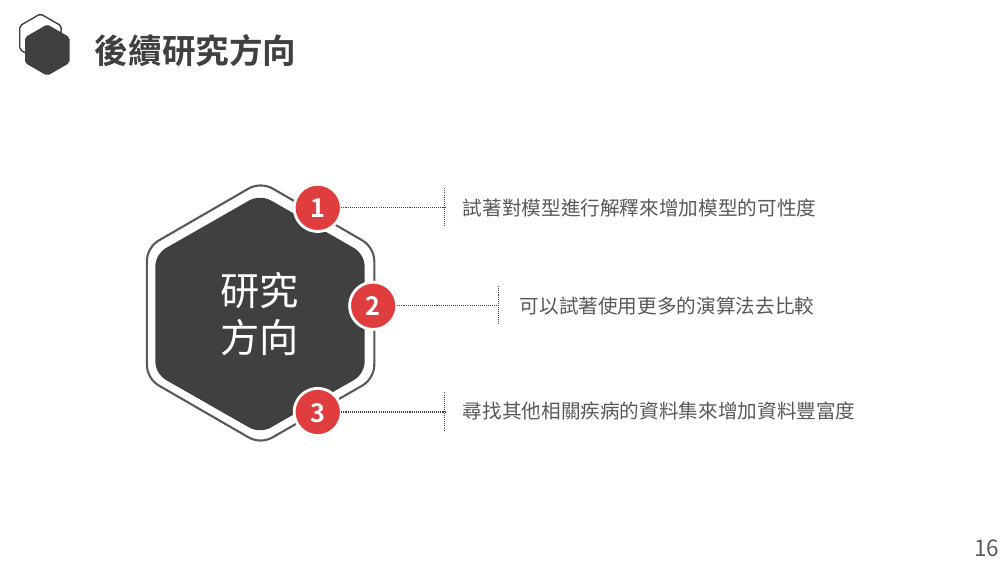
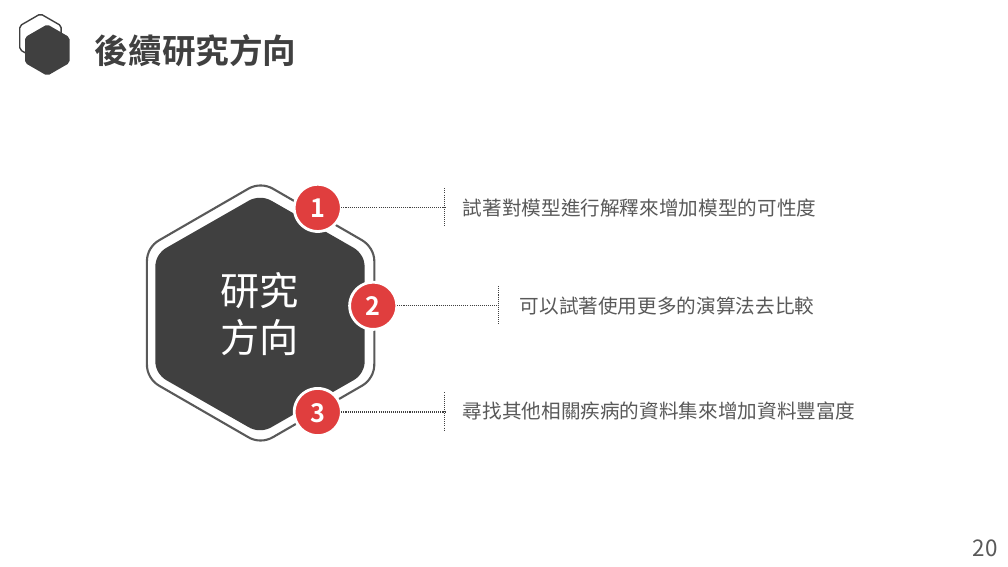
Before and after one commit to Lcwei-0708/lcwei-0708.github.io, a slide deck: slide 22 of data/paper/應用機器學習演算法改善模型優化方法的研究-以UCI慢性腎臟疾病資料集為例/應用機器學習演算法改善模型優化方法的研究-以UCI慢性腎臟疾病資料集為例.pptx. Drawn at 1008x567 pixels with LibreOffice and Linux fonts; fonts in the diff are those of the drawing. Boxes give left, top, right and bottom in pixels: in the first picture for what was removed or moved away, otherwise in the second. Text is boxed around its words. In the diff, an @@ line names an element or a change of style, - is before the commit and + after.

```diff
--- a/data/paper/應用機器學習演算法改善模型優化方法的研究-以UCI慢性腎臟疾病資料集為例/應用機器學習演算法改善模型優化方法的研究-以UCI慢性腎臟疾病資料集為例.pptx
+++ b/data/paper/應用機器學習演算法改善模型優化方法的研究-以UCI慢性腎臟疾病資料集為例/應用機器學習演算法改善模型優化方法的研究-以UCI慢性腎臟疾病資料集為例.pptx
@@ text at <box>973,539,998,557</box>: text changed @@
-16
+20
```
Also in this commit, not shown: 16 other slides changed.
